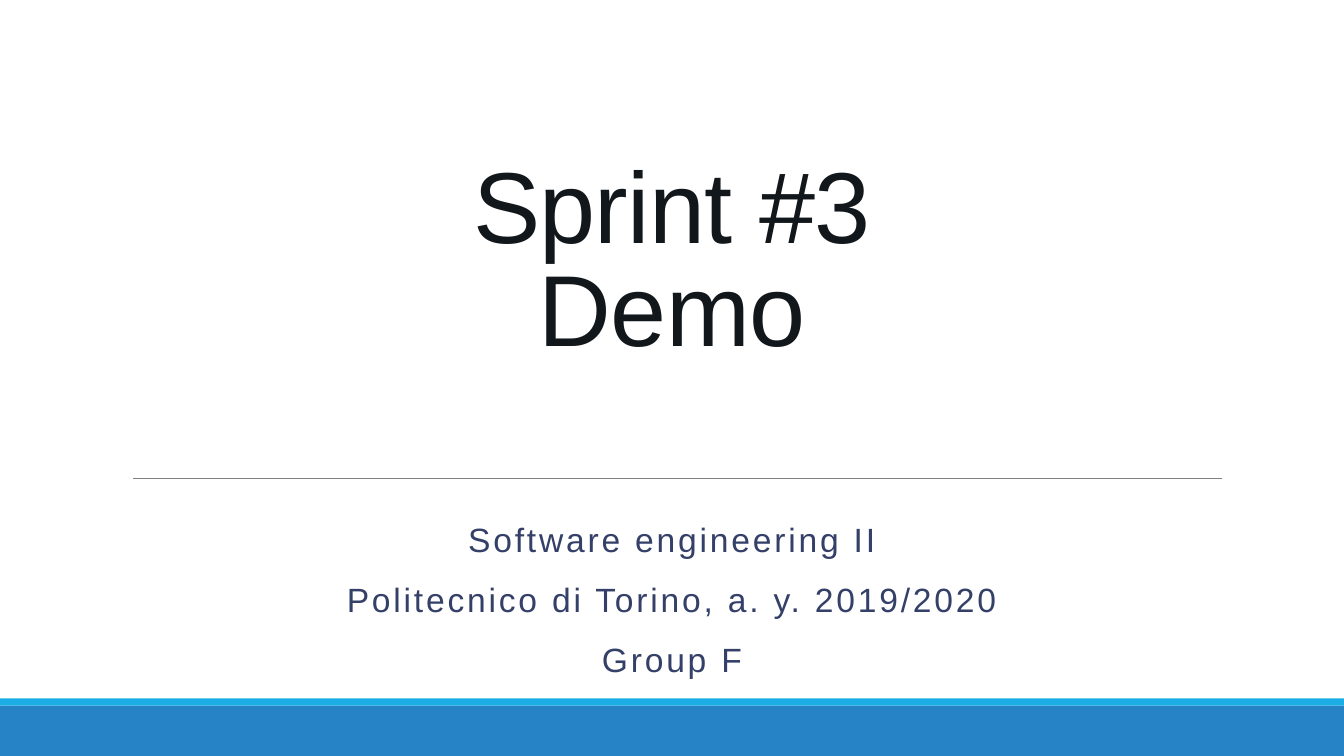
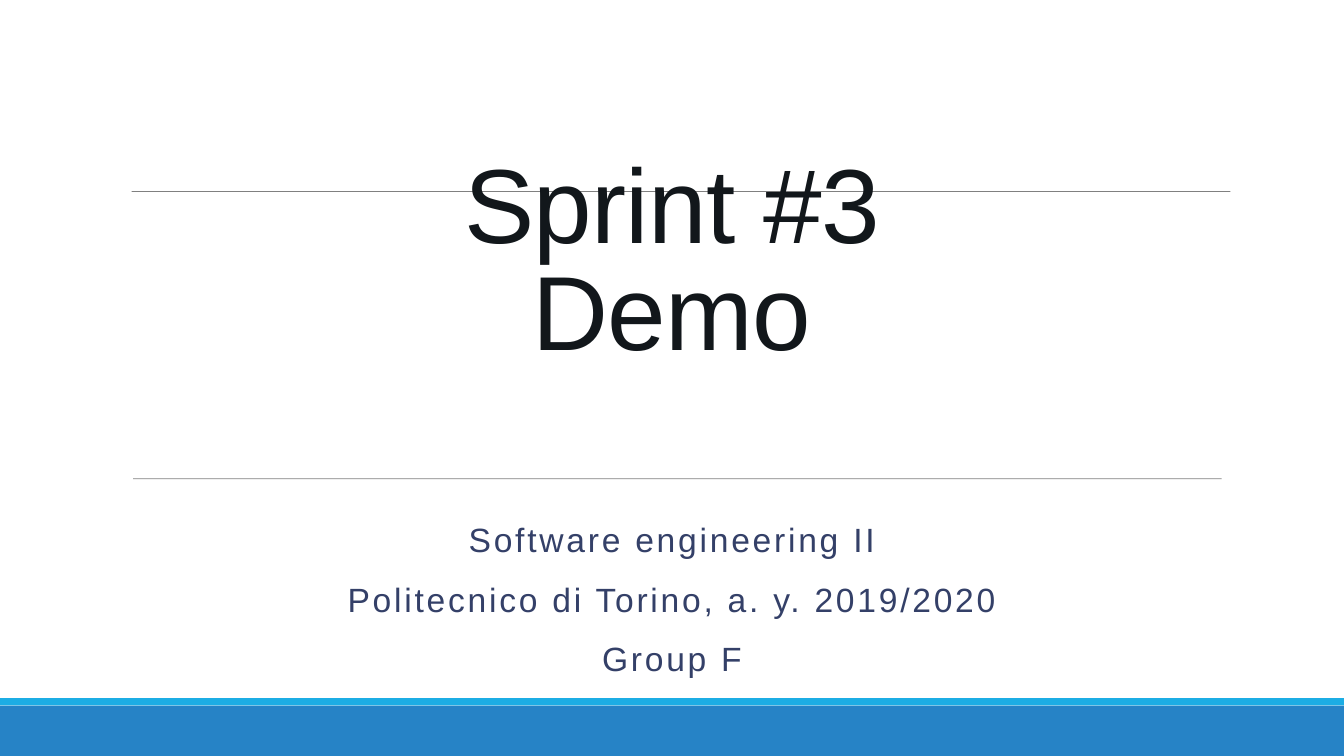
Before and after one commit to eloparco/Electronic-Student-Record-Management-System, a slide deck: slide 1 of resources/sprint_demos/Demo3.pptx. Drawn at 1344x756 pixels with LibreOffice and Linux fonts; fonts in the diff are those of the drawing. Boxes give left, top, right and bottom in pixels: in the first picture for what was removed or moved away, otherwise in the second. Text is boxed around its words. In the diff, an @@ line names an element or a change of style, - is before the commit and + after.

```diff
--- a/resources/sprint_demos/Demo3.pptx
+++ b/resources/sprint_demos/Demo3.pptx
@@ text "Sprint #3 Demo" at box(464, 166, 879, 351): size 72 to 75.2 pt @@
@@ line added from (132, 192) to (1231, 192), #808080 0.51 pt @@
@@ line (133, 479) - (1222, 479): stroke #808080 0.5 pt to #808080 0.51 pt @@
```
Also in this commit, not shown: 6 other slides changed, 2 other files.
